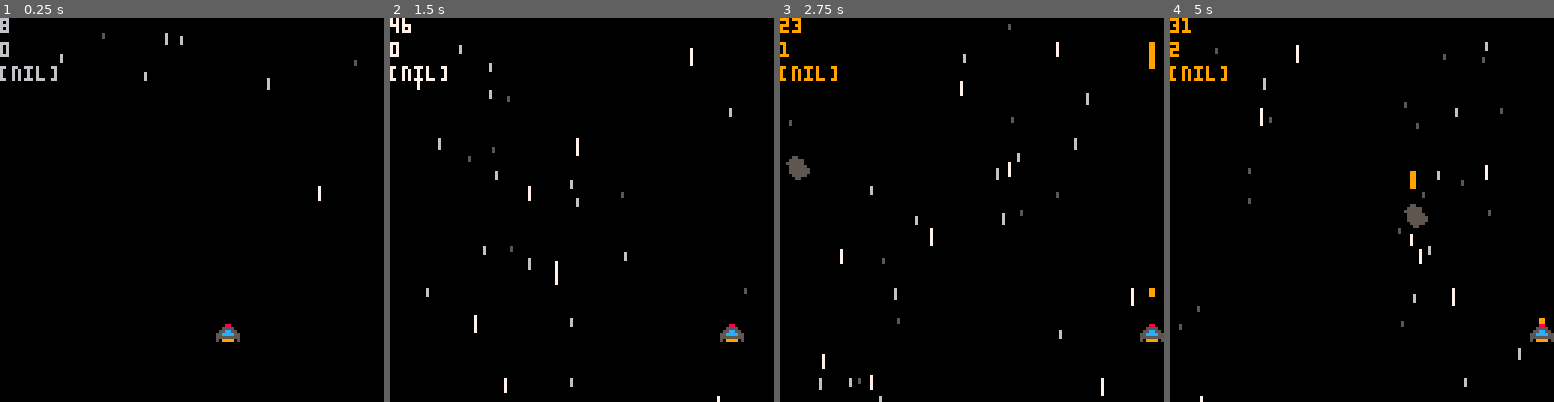
Above: before the commit, frames 1-4 (left to right).
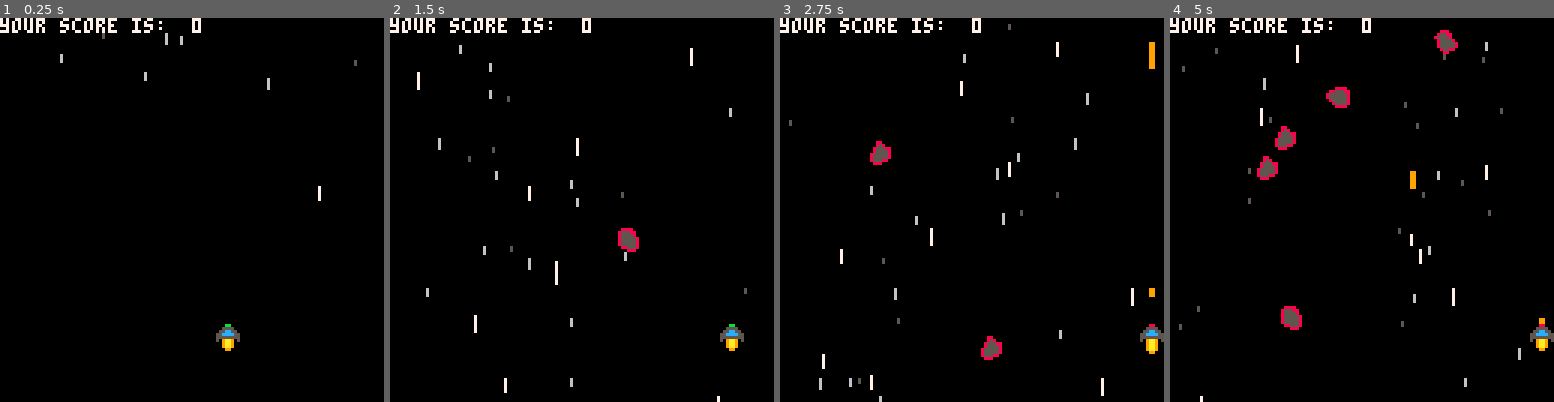
Above: after the commit, the same moments.

Repository: musique88/pico8Projects
Game: PICO-8 cartridge space shooter.p8
Two runs of this game, one before a commit and one after it. Both use one fixed random seed, a clock stepped at 60 frames per second and the inputs below.
Inputs:
- Up to frame 1 (0.25 s): no input
- Up to frame 2 (1.5 s): tap X (X key) at 0.33, 1.07 s; tap O (Z key) at 0.7 s
- Up to frame 3 (2.75 s): hold Right 1.6-2.1 s; tap O (Z key) at 1.7, 2.1, 2.5 s; tap X (X key) at 1.85 s; hold Right from 2.47 s (still down)
- Up to frame 4 (5 s): tap O (Z key) every 0.4 s from 2.9 to 4.9 s; tap X (X key) at 2.97, 4.08 s; release Right at 3.03 s; hold Left 3.08-3.58 s; hold Right 4.02-4.68 s

The runs differ from the first frame. In frame 1, 1.2% of the frame differs, in the area x 0-61%, y 0-87%; in frame 2, 1.3%; in frame 3, 1.9%; in frame 4, 2.7%, in the area x 0-99%, y 0-87%.

Commit message:
finishing up space shooter

Diff:
--- a/space shooter.p8
+++ b/space shooter.p8
@@ -8,19 +8,27 @@
 	bullets = {}
 	bkgstars = {}
 	enemies = {}
+	planets = {}
+	frcol = 8
+	score = 0
+	firerate = 50
 	player = mkactor(64,1,1)
 	add(actors, player)
 	enemytimer=0
+	planettimer=0
 end
 
 function _update()
+ for p in all(planets)do
+ 	p:update()
+ end
 	for a in all(actors)do
 		a:update()
 	end
 	for b in all(bullets)do
 		b:update()
 	end
-	if (enemytimer >= 60)then
+	if (enemytimer >= 30)then
 		local enemy = mkenemy()
 		add(enemies,enemy)
 		enemytimer = 0
@@ -31,11 +39,28 @@
 	enemytimer += 1
 	mkstars()
 	updatestars()
+	firerate += 1
+	planettimer+=1
+	if firerate > 7 then
+		frcol = 11
+	else
+		frcol = 8
+	end
+ if planettimer >= 100+rnd(1000) then
+ 	add(planets, mkplanet())
+ 	planettimer=0
+ end
+ if (#actors==0) then
+ 	if (btn(5)) _init()
+ end
 end
 
 function _draw()
 	cls()
 	drawstars()
+	for p in all(planets)do
+		p:draw()
+	end
 	for b in all(bullets)do
 	 b:draw()
 	end
@@ -45,9 +70,12 @@
 	for e in all(enemies)do
 		e:draw()
 	end
-	print(enemytimer, 0,0)
-	print(#enemies, 0, 8)
-	print(coli, 0, 16)
+	print("your score is:",0,0,7)
+	print(score, 64,0,7)
+	if (#actors == 0) then
+		print("you died", 50,64)
+		print("press ❎ to restart", 25, 72)
+	end
 end
 -->8
 --make functions
@@ -55,11 +83,17 @@
 function mkactor(x,vx,s)
 	local a ={
 		x=x,
+		y=100,
 		vx=vx,
 		s=s,
 		ax=0.25,
 		mvx=4,
+		w=8,
+		h=8,
+		animtimer=0,
+		frame=0,
 		update = function(self)
+		endgame()
 			if (btn(0) and not (self.x < 1 )) then
 				if (self.vx>0) then
 				 self.vx = -0.1
@@ -78,13 +112,25 @@
 			self.x += self.vx
 			if (self.x<0) self.x = 0
 			if (self.x>120) self.x = 120
-			if (btnp(4)) then
+			if (btn(4) and firerate >= 7) then
 			 local b=mkbullet(self.x)
 			 add(bullets, b)
-			end
+			 firerate = 0
+			end
+			if self.animtimer >= 4 then
+				if self.frame == 3 then
+					self.frame = 0
+				else
+					self.frame+=1
+				end
+				self.animtimer = 0
+			end
+			self.animtimer+=1
 		end,
 		draw = function(self)
-			spr(self.s,self.x,100)
+			spr(self.s,self.x,self.y)
+			spr(17+self.frame,self.x,self.y+8)
+			rectfill(self.x+3, self.y+2, self.x+4, self.y+2, frcol)
 		end
 	}
 	return a
@@ -96,6 +142,8 @@
 		y=100,
 		v=0.2,
 		l=1,
+		w=8,
+		h=8,
 		update = function(self)
 			self.y -= self.v
 			if(self.v<2) then
@@ -107,6 +155,13 @@
 			end
 			self.l = self.v/2
 			if (self.y<0) del(bullets,self)
+			for e in all(enemies) do
+				if collision(self,e) then
+					del(bullets,self)
+					del(enemies,e)
+					score +=1
+				end
+			end
 		end,
 		draw = function(self)
 			rectfill(self.x+3,self.y+3,self.x+4,self.y+4+(self.l),9)
@@ -117,27 +172,34 @@
 
 function mkenemy()
 	e = {
-		x=rnd(128),
+		x=rnd(120),
 		y=0,
+		speed=1+rnd(4),
 		d=rnd(2)-1,
 		w= 8,
 		h= 8,
+		animspeed=0.1+rnd(0.9),
+		animtimer=0,
+		frame=0,
 		update = function(self)
-			self.y += 2
+			self.y += self.speed
 			self.x += self.d
-			--a l'aide antoine
-			for b in all(bullet) do
-				for e in all(enemies) do
-					if collisionbullet(b,e) then
-						del(enemies, e)
-						coli = true
-					end
+			if (self.animtimer >= 5) then
+				if self.frame == 3 then
+					self.frame = 0
+				else
+				 self.frame+=1
 				end
-			end
+				self.animtimer = 0
+			end
+			if (self.y>=128) self.y = 0
+			if (self.x>=120) self.d = -self.d
+			if (self.x<=0) self.d = -self.d
+			self.animtimer+=self.animspeed
 		end,
 
 		draw = function(self)
-			spr(3,self.x,self.y)
+			spr(3+self.frame,self.x,self.y)
 		end
 	}
 	return e
@@ -175,32 +237,75 @@
 		rectfill(s[1],s[2],s[1],s[2]+s[3],s[5])
 	end
 end
+
+function mkplanet()
+ p = {
+ 	x = rnd(128+30)-30,
+ 	y = -100,
+ 	t = ceil(rnd(3)),
+ 	s = 7,
+ 	sc = 2,
+ 	update=function(self)
+ 		self.y += 0.5
+ 		if (self.t==1) then
+ 			self.s = 7
+ 			self.sc = 2
+ 		elseif(self.t==2) then
+ 			self.s = 9
+ 			self.sc = 2
+ 		else
+ 			self.s = 11
+ 			self.sc = 4
+ 		end
+ 	end,
+ 	draw=function(self)
+ 		spr(self.s,self.x,self.y, self.sc,self.sc)
+ 	end
+ }
+ return p
+end
 -->8
 --utilz
 
-function collisionbullet(bullet,object)
-	if (bullet.y <= object.y and
-					bullet.y >= (object.y+object.h)and
-					bullet.x >= object.x and
-					bullet.x <= (object.x+object.w)) then
-	return true
+function collision(o1,o2)
+	if (o1.y >= o2.y-(o2.h/2) and
+					o1.y <= (o2.y+(o2.h/2)) and
+					o1.x >= o2.x-(o2.w/2) and
+					o1.x <= (o2.x+(o2.w/2))) then
+		return true
 	else
-	return false
-	end
+		return false
+	end
+end
+
+function distance(o1,o2)
+	a = abs((o1.x+o1.w/2) - (o2.x+o2.w/2))
+	b = abs((o1.y+o1.h/2) - (o2.y+o2.h/2))
+	return sqrt(a^2+b^2)
+end
+-->8
+--misc
+
+function endgame()
+	for e in all(enemies)do
+	 if (distance(e,player) <= 6) then
+			del(actors,player)
+		end
+ end
 end
 __gfx__
-00000000000000000000000000550000000070000000000000000000000000111c000000000000222e0000000000000000009999999900000000000000000000
-000000000000000000000000055555000000700000700000007700000000111111cc00000000222222ee00000000000000999999999999000000000000000000
-0070070000088000000000005555550000007000007000000077000000011111111cc00000022222222ee0000000000099999999999999990000000000000000
-0007700000555500000000000555555000000000007000000000000000113111111ccc0000229222222eee000000009999999999999999999900000000000000
-00077000055cc5500000000005555555000000000070000000000000011333331111ccc0022999992222eee00000099999999999999999999990000000000000
-0070070055cccc550000000005555555000000000000000000000000011333331111ccc0022999992222eee00000999999999999999999999999000000000000
-000000005555555500000000005555500000000000000000000000001113333311113bcc2229999922229aee0009999999999999999999999999900000000000
-000000005099990500000000000550000000000000000000000000001111133311113bcc2222299922229aee0009999999999999999999999999900000000000
-000000000000000000000000000000000000000000000000000000001111113311133bcc2222229922299aee0099999999999999999999999999990000000000
-00000000000000000000000000000000000000000000000000000000111111311113bbcc222222922229aaee0099999999999999999999999999990000000000
-00000000000000000000000000000000000000000000000000000000011111111113bcc0022222222229aee00999999999999999999999999999999000000000
-00000000000000000000000000000000000000000000000000000000011111111111ccc0022222222222eee00999999999999999999999999999999000000000
+00000000000000000000000000888000000000000888800000880000000000111c000000000000222e0000000000000000009999999900000000000000000000
+000000000000000000000000085588000008888085558800008580000000111111cc00000000222222ee00000000000000999999999999000000000000000000
+0070070000088000000000008555580008855588855558000855588000011111111cc00000022222222ee0000000000099999999999999990000000000000000
+0007700000555500000000000855558085555558855555800855558000113111111ccc0000229222222eee000000009999999999999999999900000000000000
+00077000055cc5500000000008555558855555588555558085555580011333331111ccc0022999992222eee00000099999999999999999999990000000000000
+0070070055cccc550000000008555558085555588555558085555580011333331111ccc0022999992222eee00000999999999999999999999999000000000000
+000000005555555500000000008558800085555808855580855588001113333311113bcc2229999922229aee0009999999999999999999999999900000000000
+00000000509aa90500000000000880000008888000088800088800001111133311113bcc2222299922229aee0009999999999999999999999999900000000000
+00000000009aa900009aa900009aa900009aa90000000000000000001111113311133bcc2222229922299aee0099999999999999999999999999990000000000
+00000000009aa900009aa90000099000009aa9000000000000000000111111311113bbcc222222922229aaee0099999999999999999999999999990000000000
+00000000009aa9000009900000000000000990000000000000000000011111111113bcc0022222222229aee00999999999999999999999999999999000000000
+00000000000990000000000000000000000000000000000000000000011111111111ccc0022222222222eee00999999999999999999999999999999000000000
 0000000000000000000000000000000000000000000000000000000000111331111ccc0000222992222eee009999999999999999999999999999999900000000
 0000000000000000000000000000000000000000000000000000000000011333111cc00000022999222ee0009999999999999999999999999999999900000000
 000000000000000000000000000000000000000000000000000000000000111111cc00000000222222ee00009999999999999999999999999999999900000000
